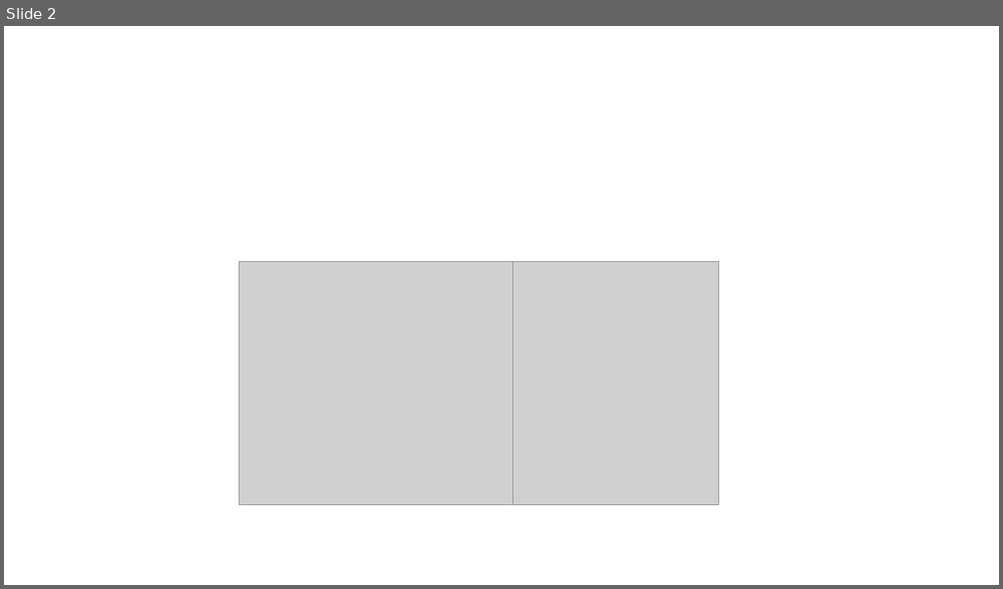
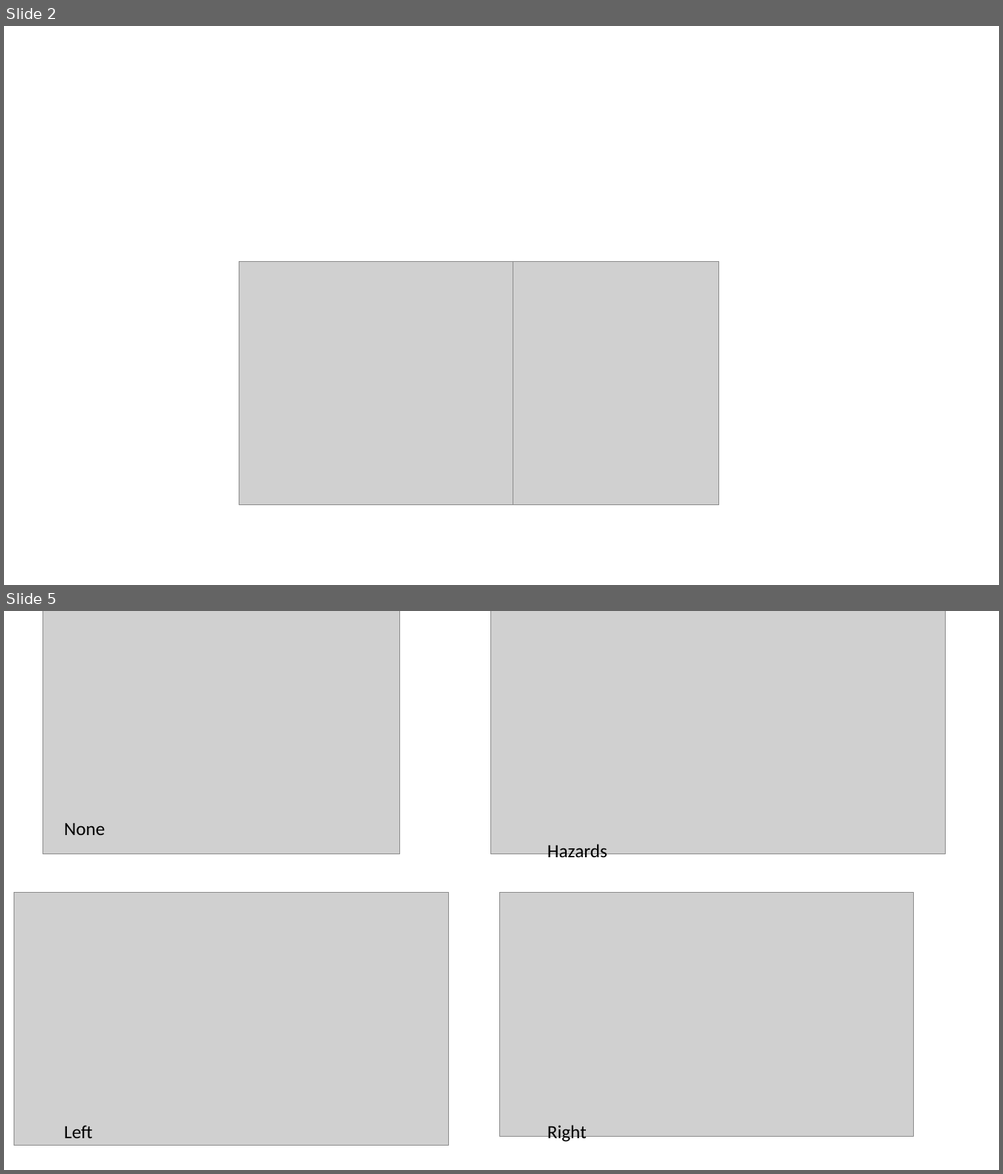
Before and after one commit to raynicho/ExpresswayScenarioInterface, a slide deck: docs/finalReportImages.pptx. Shown one above the other, each under a label of ours: slide 2 before the commit, slides 2 and 5 after it; the slides between them are not shown. The pictures are 1003x589 and 1003x1174 pixels, drawn with LibreOffice and Linux fonts; fonts in the diff are those of the drawing; grey boxes stand for pictures. Boxes give left, top, right and bottom in pixels: in the first picture for what was removed or moved away, otherwise in the second. Text is boxed around its words. In the diff, an @@ line names an element or a change of style, - is before the commit and + after.

```diff
--- a/docs/finalReportImages.pptx
+++ b/docs/finalReportImages.pptx
@@ slide 5 added at box(4, 611, 999, 1170), background #FFFFFF @@
@@ picture added at box(42, 611, 400, 854) @@
@@ picture added at box(490, 611, 945, 854) @@
@@ text added at box(64, 823, 105, 835), 18 pt, text #000000 @@
+None
@@ text added at box(547, 844, 607, 862), 18 pt, text #000000 @@
+Hazards
@@ picture added at box(14, 892, 448, 1145) @@
@@ picture added at box(499, 892, 913, 1136) @@
@@ text added at box(64, 1125, 92, 1139), 18 pt, text #000000 @@
+Left
@@ text added at box(547, 1125, 586, 1144), 18 pt, text #000000 @@
+Right
```
Also in this commit, not shown: 4 other slides added, 1 slide removed, 1 other file.
